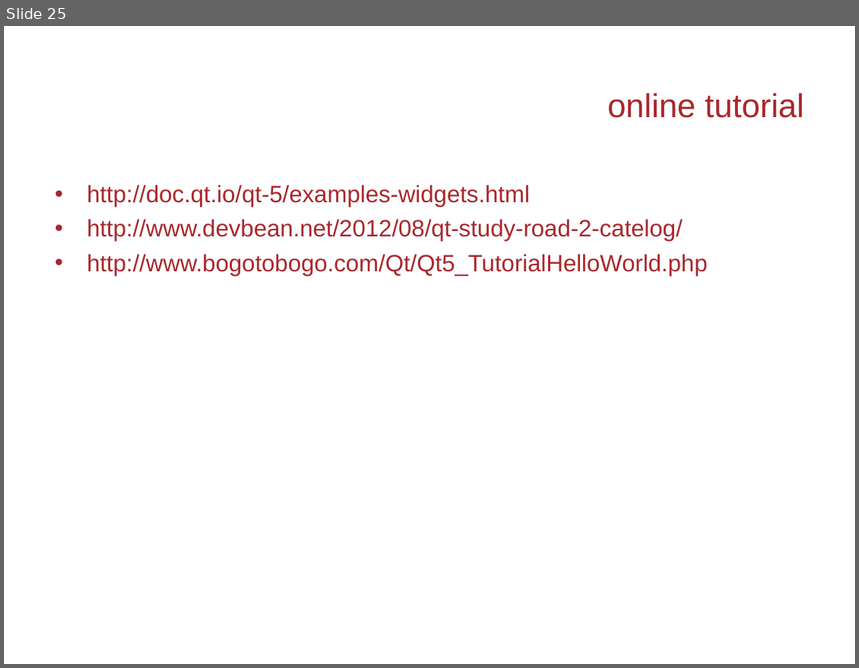
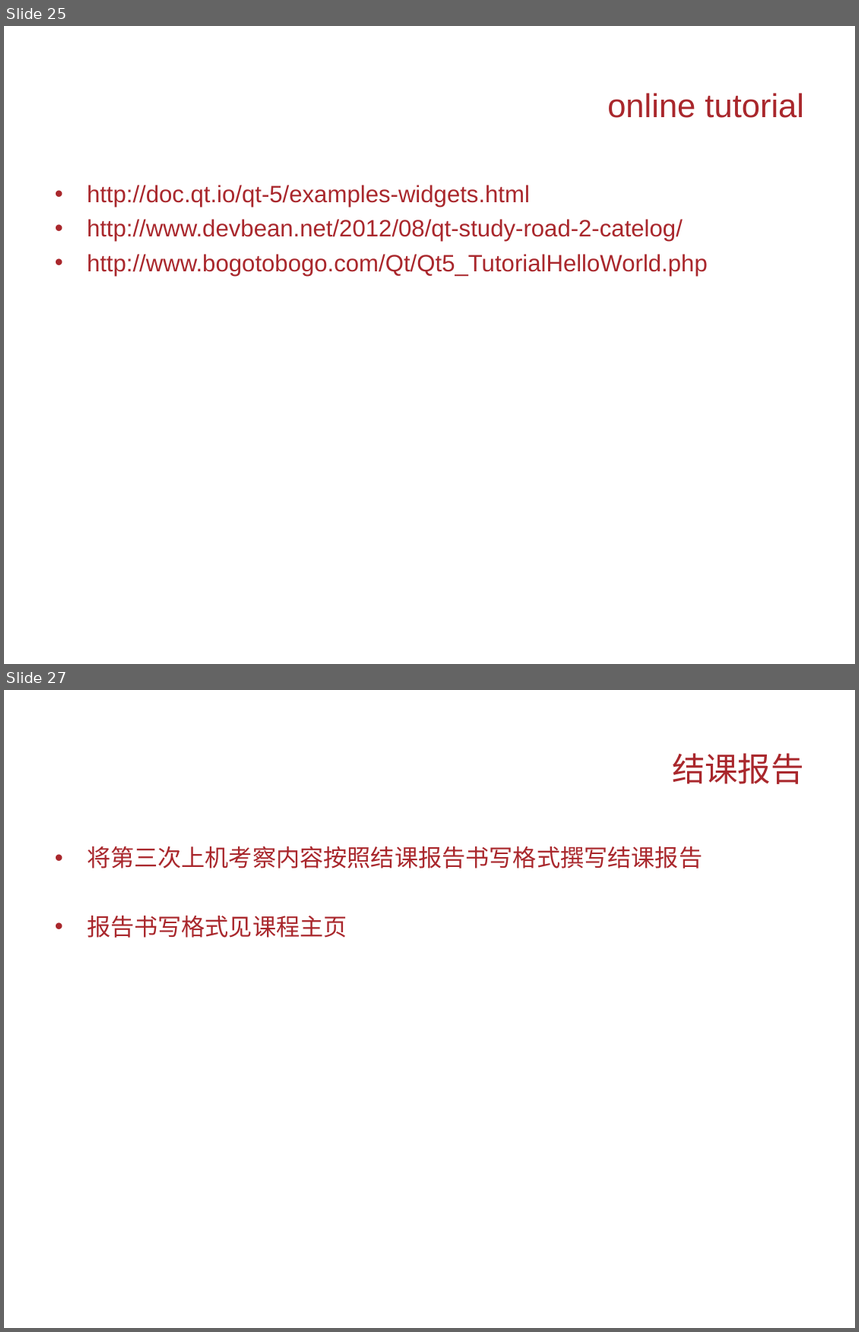
Before and after one commit to Changhe160/Changhe160.github.io, a slide deck: teachingRes/Cplusplus/Qt编程简介.ppt. Shown one above the other, each under a label of ours: slide 25 before the commit, slides 25 and 27 after it; the slides between them are not shown. The pictures are 859x668 and 859x1332 pixels, drawn with LibreOffice and Linux fonts; fonts in the diff are those of the drawing; background and template pictures are left out. Boxes give left, top, right and bottom in pixels: in the first picture for what was removed or moved away, otherwise in the second. Text is boxed around its words. In the diff, an @@ line names an element or a change of style, - is before the commit and + after.

```diff
--- a/teachingRes/Cplusplus/Qt编程简介.ppt
+++ b/teachingRes/Cplusplus/Qt编程简介.ppt
@@ slide 27 added at bbox=[4, 690, 855, 1328], background picture (left out) @@
@@ title added at bbox=[672, 753, 804, 784], 28 pt, text #A9272C @@
+结课报告
@@ text added at bbox=[87, 846, 702, 938], 20 pt, text #A9272C @@
+• 将第三次上机考察内容按照结课报告书写格式撰写结课报告
+• 报告书写格式见课程主页
```
Also in this commit, not shown: 1 slide changed.
